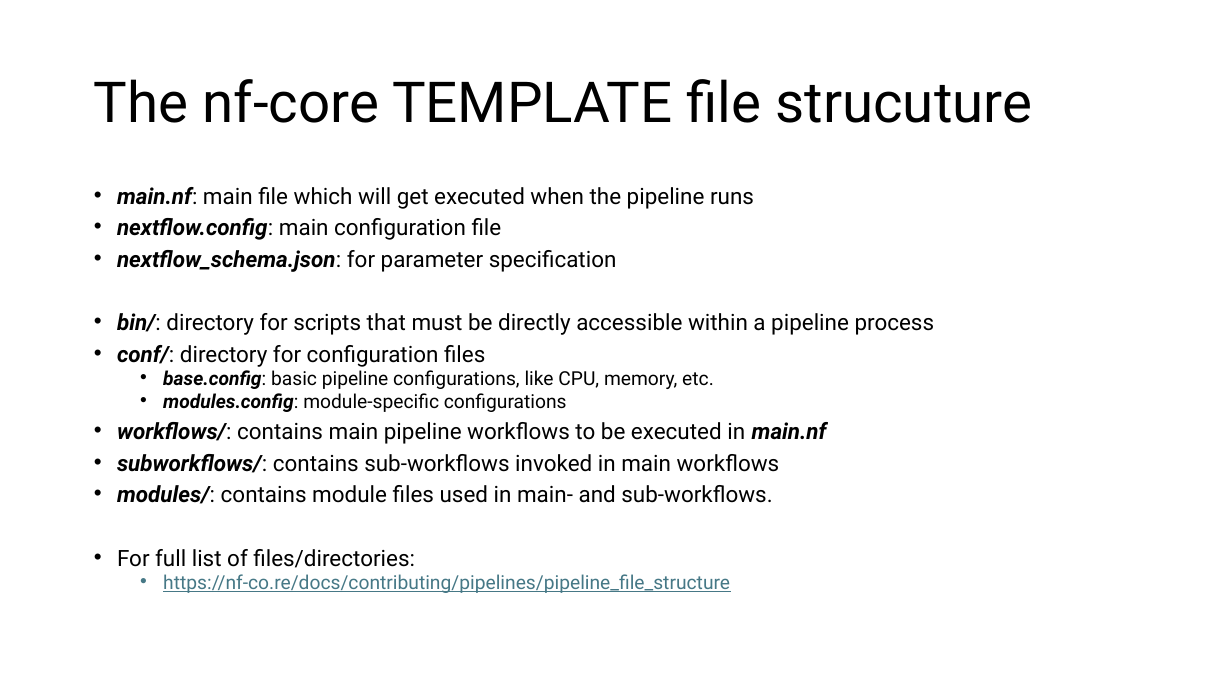
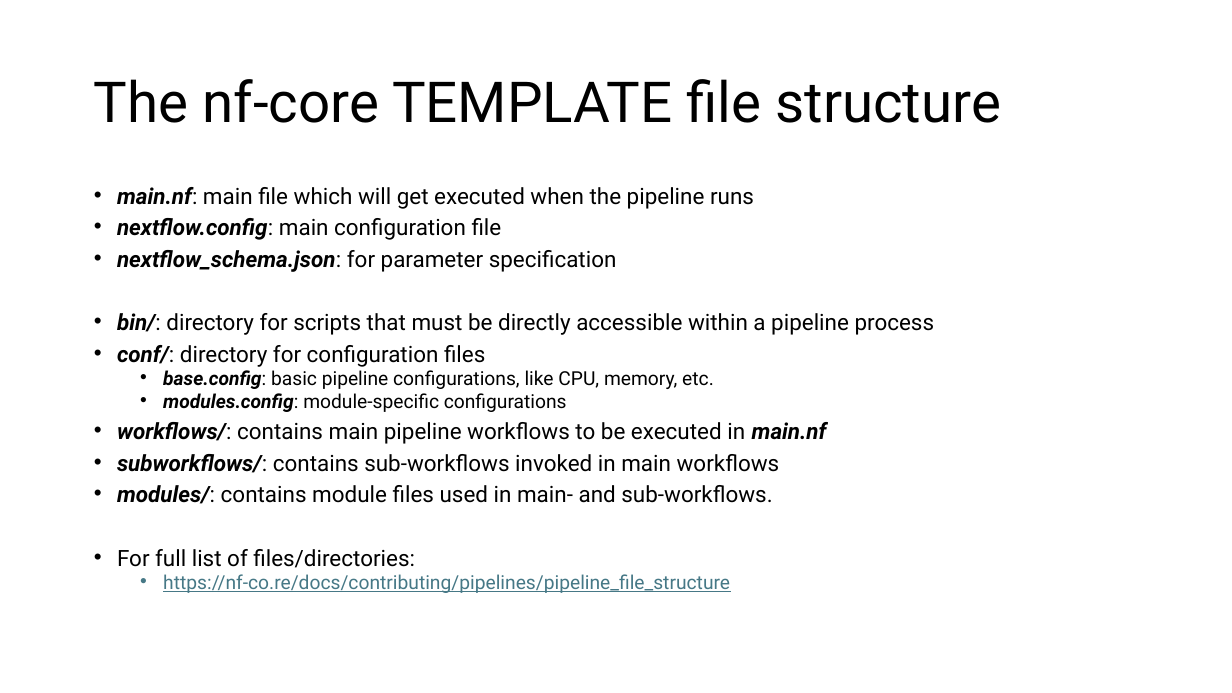
Before and after one commit to hukai916/nextflow_learn, a slide deck: slide 5 of nfcore_template.pptx. Drawn at 1232x693 pixels with LibreOffice and Linux fonts; fonts in the diff are those of the drawing. Boxes give left, top, right and bottom in pixels: in the first picture for what was removed or moved away, otherwise in the second. Text is boxed around its words. In the diff, an @@ line names an element or a change of style, - is before the commit and + after.

```diff
--- a/nfcore_template.pptx
+++ b/nfcore_template.pptx
@@ title at <box>94,79,1001,123</box>: text changed @@
-The nf-core TEMPLATE file strucuture
+The nf-core TEMPLATE file structure
```
Also in this commit, not shown: 5 other slides changed, 7 slides added, 4 other files.
